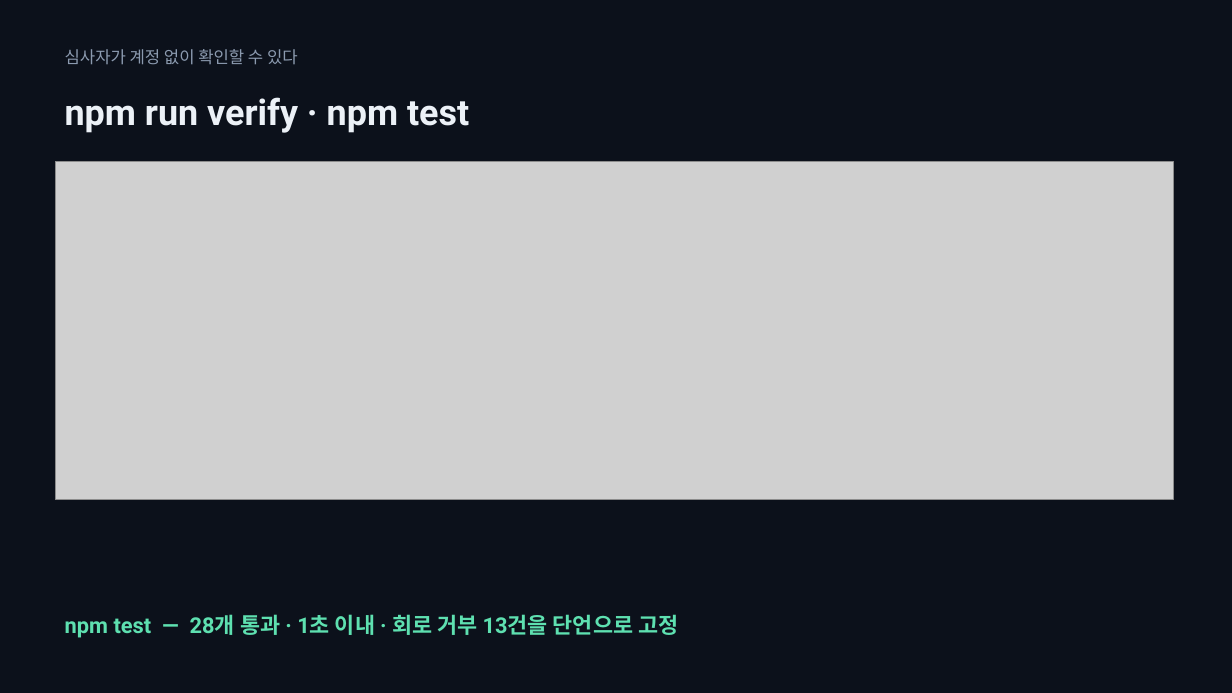
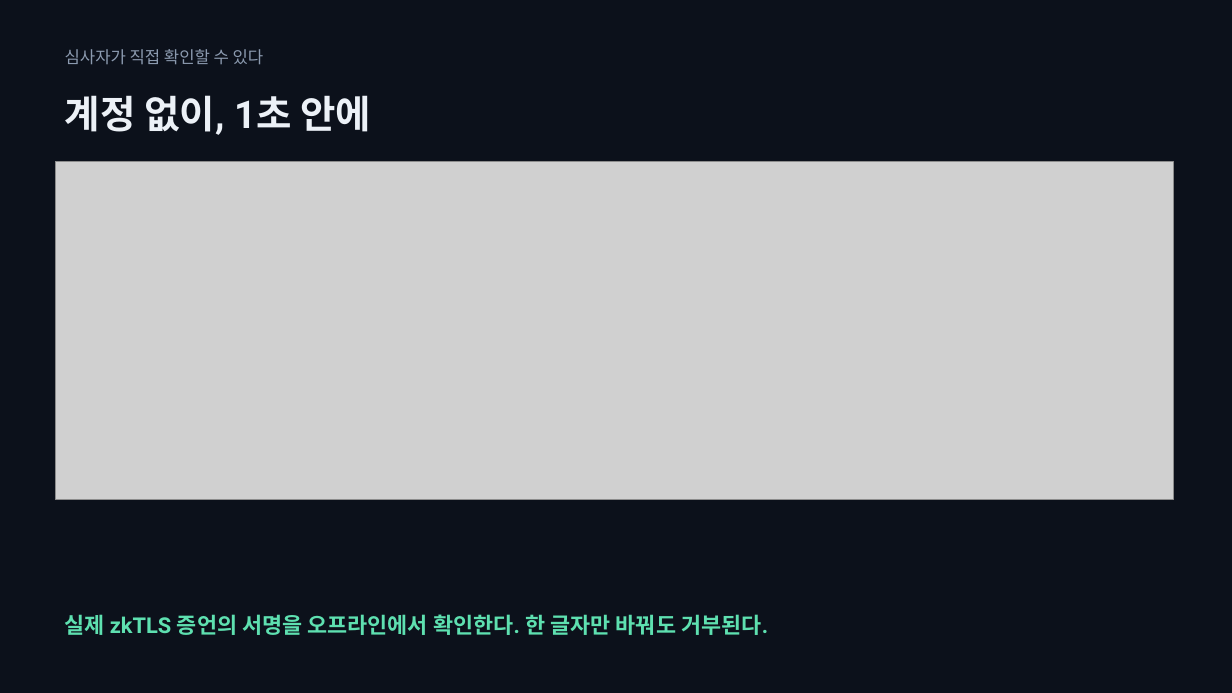
Before and after one commit to SeoDongOk/proof-of-track-record, a slide deck: slide 15 of deck/proof-of-track-record.pptx. Drawn at 1232x693 pixels with LibreOffice and Linux fonts; fonts in the diff are those of the drawing; grey boxes stand for pictures. Boxes give left, top, right and bottom in pixels: in the first picture for what was removed or moved away, otherwise in the second. Text is boxed around its words. In the diff, an @@ line names an element or a change of style, - is before the commit and + after.

```diff
--- a/deck/proof-of-track-record.pptx
+++ b/deck/proof-of-track-record.pptx
@@ text at box(65, 49, 264, 65): text changed @@
-심사자가 계정 없이 확인할 수 있다
+심사자가 직접 확인할 수 있다
@@ text at box(65, 95, 371, 135): text changed; size 28 to 30 pt @@
-npm run verify · npm test
+계정 없이, 1초 안에
@@ text at box(65, 614, 768, 635): text changed @@
-npm test — 28개 통과 · 1초 이내 · 회로 거부 13건을 단언으로 고정
+실제 zkTLS 증언의 서명을 오프라인에서 확인한다. 한 글자만 바꿔도 거부된다.
```
Also in this commit, not shown: 14 other slides changed, 15 other files.
